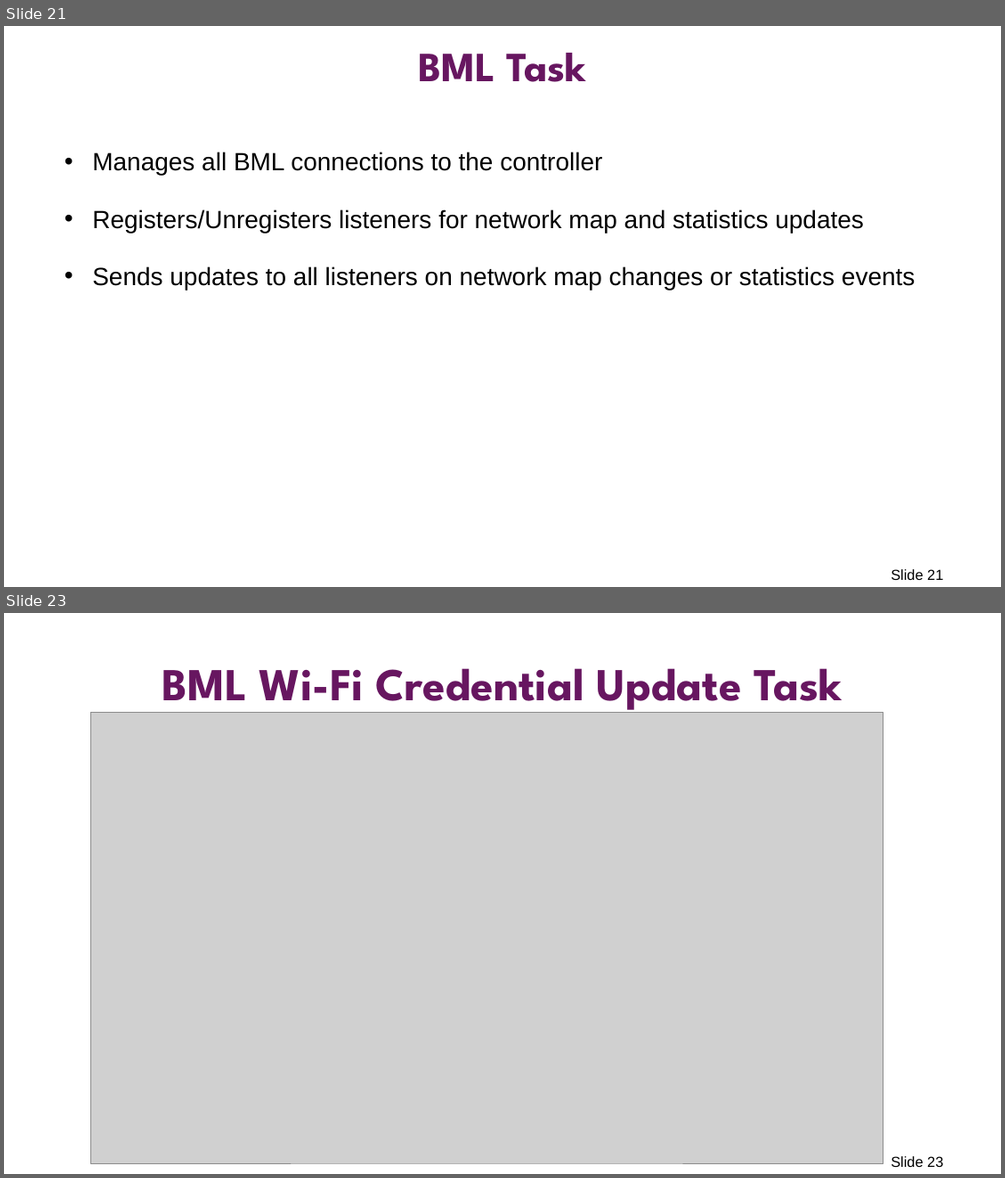
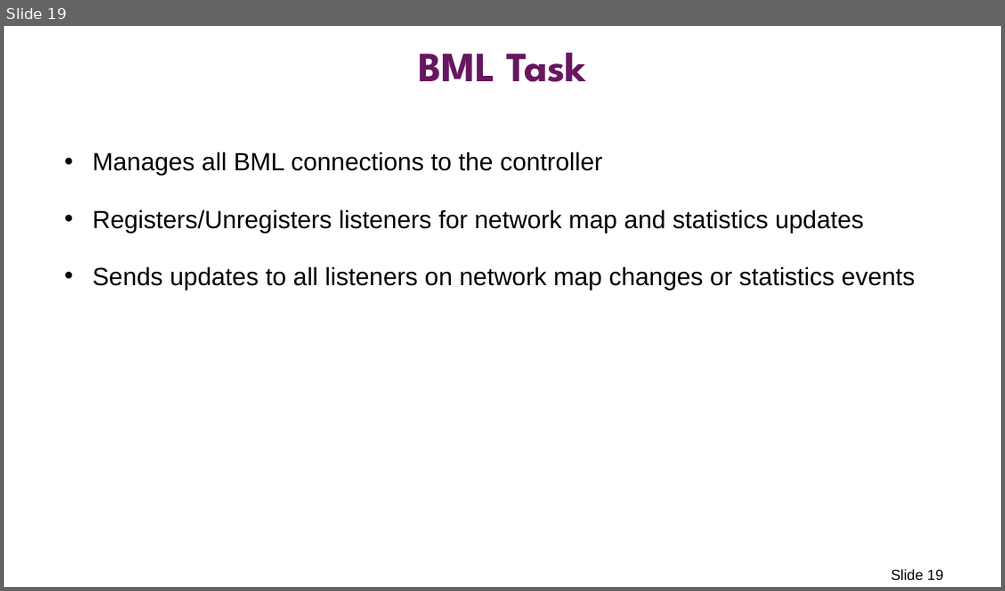
Before and after one commit to prplfoundation/prplMesh, a slide deck: documentation/prplMesh-infra-controller.pptx. Shown one above the other, each under a label of ours: slides 21 and 23 before the commit, slide 19 after it; the slides between them are not shown. The pictures are 1005x1178 and 1005x591 pixels, drawn with LibreOffice and Linux fonts; fonts in the diff are those of the drawing; grey boxes stand for pictures. Boxes give left, top, right and bottom in pixels: in the first picture for what was removed or moved away, otherwise in the second. Text is boxed around its words. In the diff, an @@ line names an element or a change of style, - is before the commit and + after.

```diff
--- a/documentation/prplMesh-infra-controller.pptx
+++ b/documentation/prplMesh-infra-controller.pptx
@@ slide 23 removed at box(4, 613, 1001, 1174), background #FFFFFF @@
@@ title removed at box(162, 668, 841, 714) @@
-BML Wi-Fi Credential Update Task
@@ picture removed at box(90, 713, 883, 1163) @@
@@ page number removed at box(890, 1156, 943, 1167) @@
-Slide 23
@@ what was slide 21 is now slide 19 @@
@@ page number at box(890, 569, 943, 580): text changed @@
-Slide 21
+Slide 19
```
Also in this commit, not shown: 6 slides changed, 1 slide added, 1 other slide removed.
